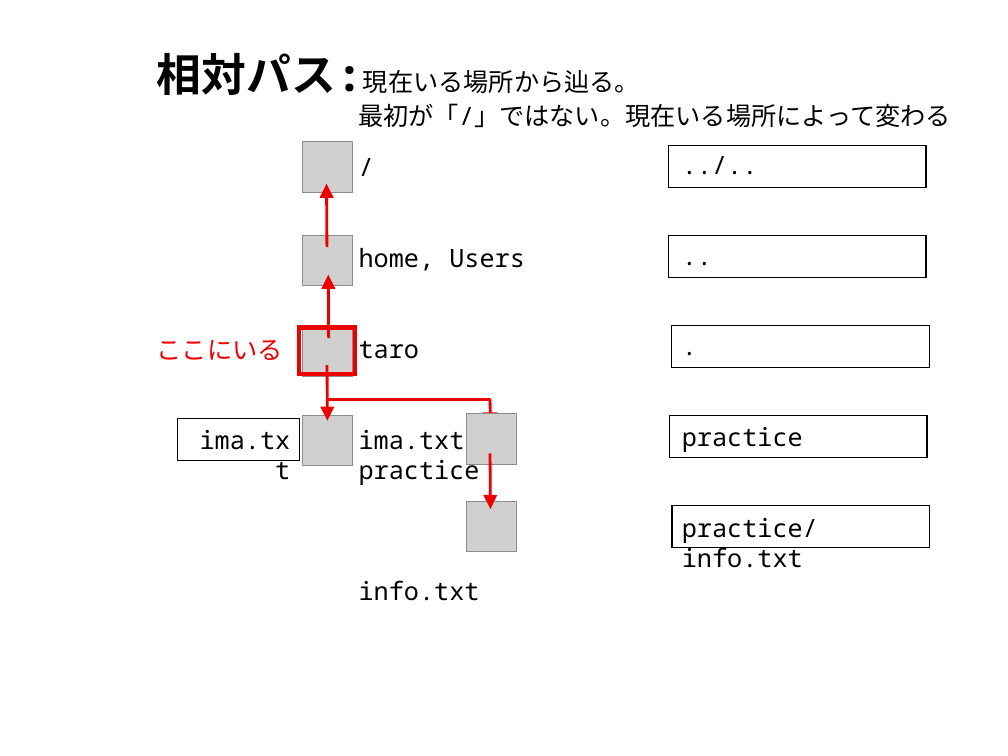
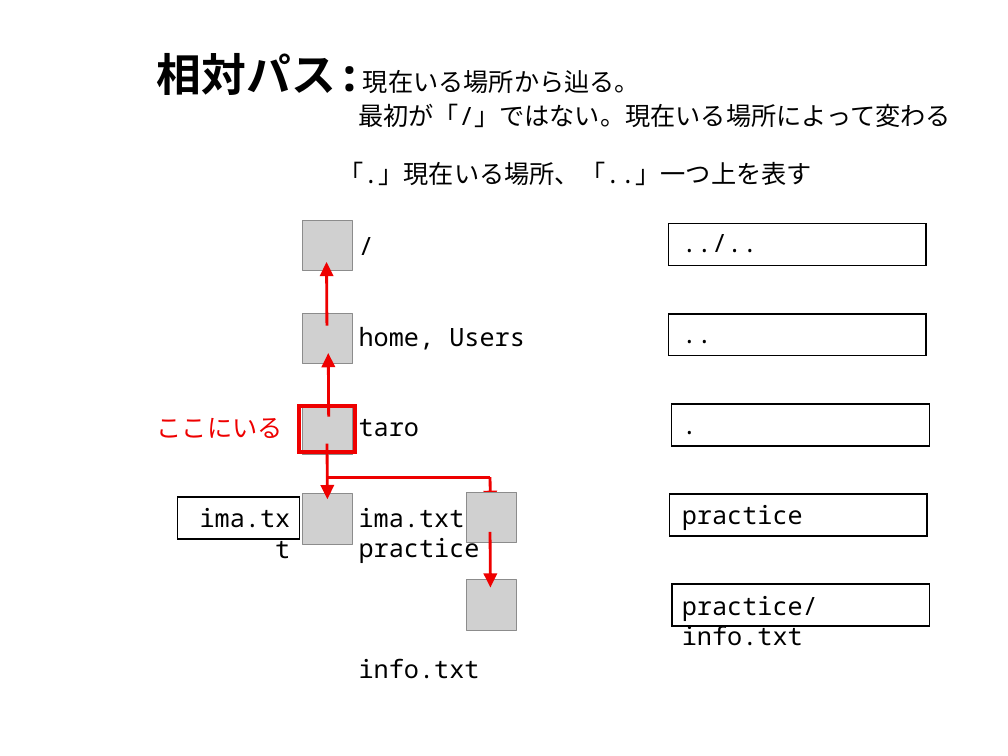
Before and after one commit to akokubo/how-to-use-unix, a slide deck: slide 5 of materials/file-folder.pptx. Drawn at 1008x756 pixels with LibreOffice and Linux fonts; fonts in the diff are those of the drawing; grey boxes stand for pictures. Boxes give left, top, right and bottom in pixels: in the first picture for what was removed or moved away, otherwise in the second. Text is boxed around its words. In the diff, an @@ line names an element or a change of style, - is before the commit and + after.

```diff
--- a/materials/file-folder.pptx
+++ b/materials/file-folder.pptx
@@ text added at (x1=338, y1=161, x2=812, y2=186), 18 pt, text #000000 @@
+「.」現在いる場所、「..」一つ上を表す
@@ rectangle moved from (x1=668, y1=236, x2=926, y2=278) to (x1=668, y1=313, x2=926, y2=356) @@
@@ 6 pictures, 6 rectangles, 5 arrows, 4 texts, 1 line moved together from (x1=157, y1=142, x2=930, y2=601) to (x1=157, y1=220, x2=930, y2=679) @@
```
Also in this commit, not shown: 1 other slide changed, 1 slide added.
